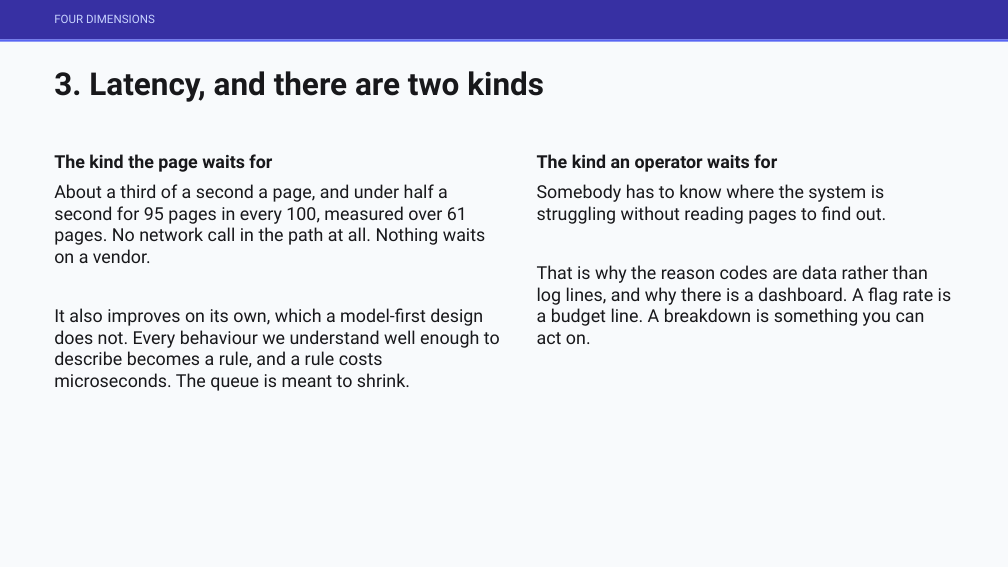
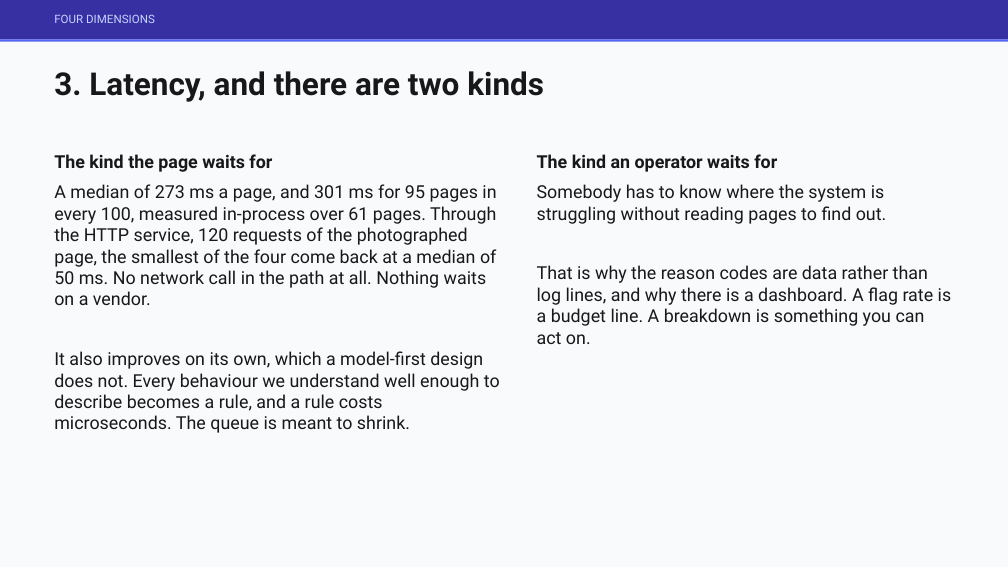
Before and after one commit to jameswniu/synthetic-image-recognition-cnn-harness, a slide deck: slide 7 of deliverables/checkbox-approach.pptx. Drawn at 1008x567 pixels with LibreOffice and Linux fonts; fonts in the diff are those of the drawing. Boxes give left, top, right and bottom in pixels: in the first picture for what was removed or moved away, otherwise in the second. Text is boxed around its words. In the diff, an @@ line names an element or a change of style, - is before the commit and + after.

```diff
--- a/deliverables/checkbox-approach.pptx
+++ b/deliverables/checkbox-approach.pptx
@@ text at [54, 184, 496, 305]: text changed @@
-About a third of a second a page, and under half a second for 95 pages in every 100, measured over 61 pages. No network call in the path at all. Nothing waits on a vendor.
+A median of 273 ms a page, and 301 ms for 95 pages in every 100, measured in-process over 61 pages. Through the HTTP service, 120 requests of the photographed page, the smallest of the four come back at a median of 50 ms. No network call in the path at all. Nothing waits on a vendor.
```
Also in this commit, not shown: 7 other slides changed, 3 other files.
